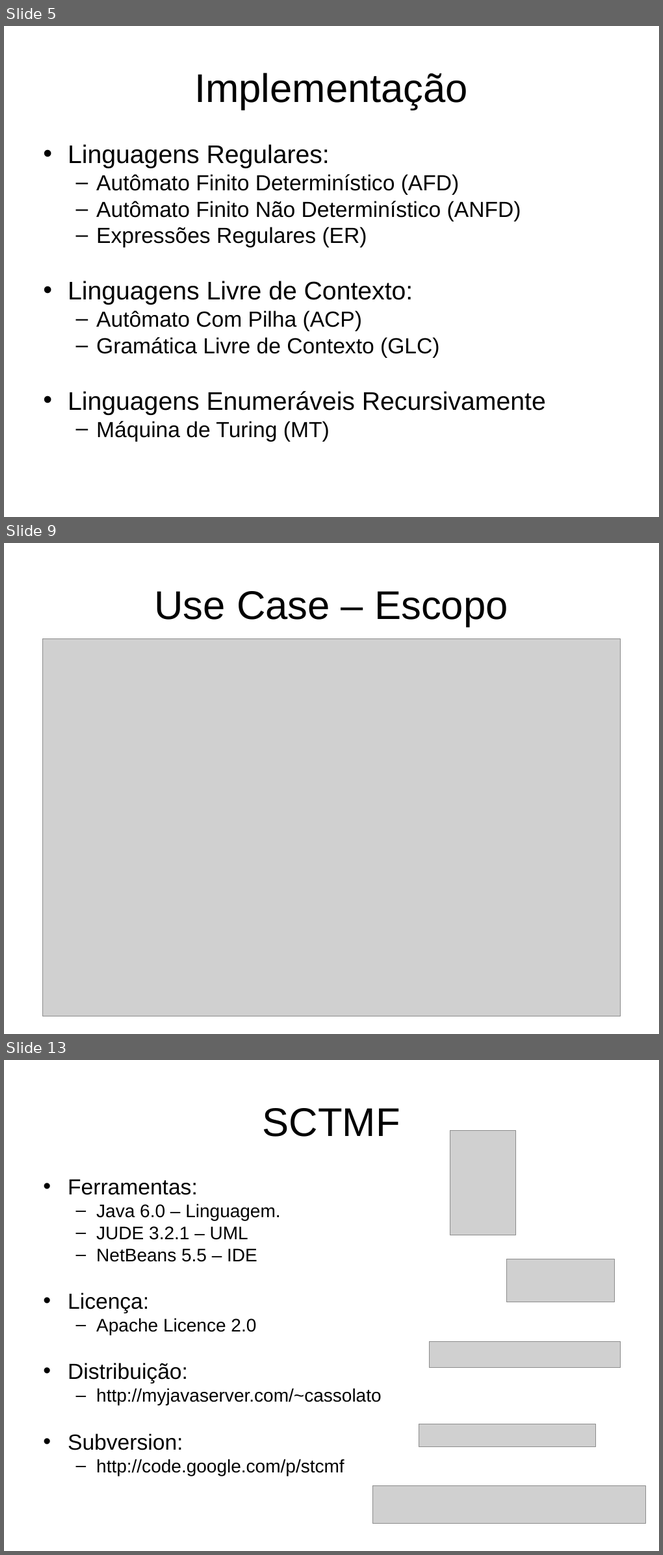
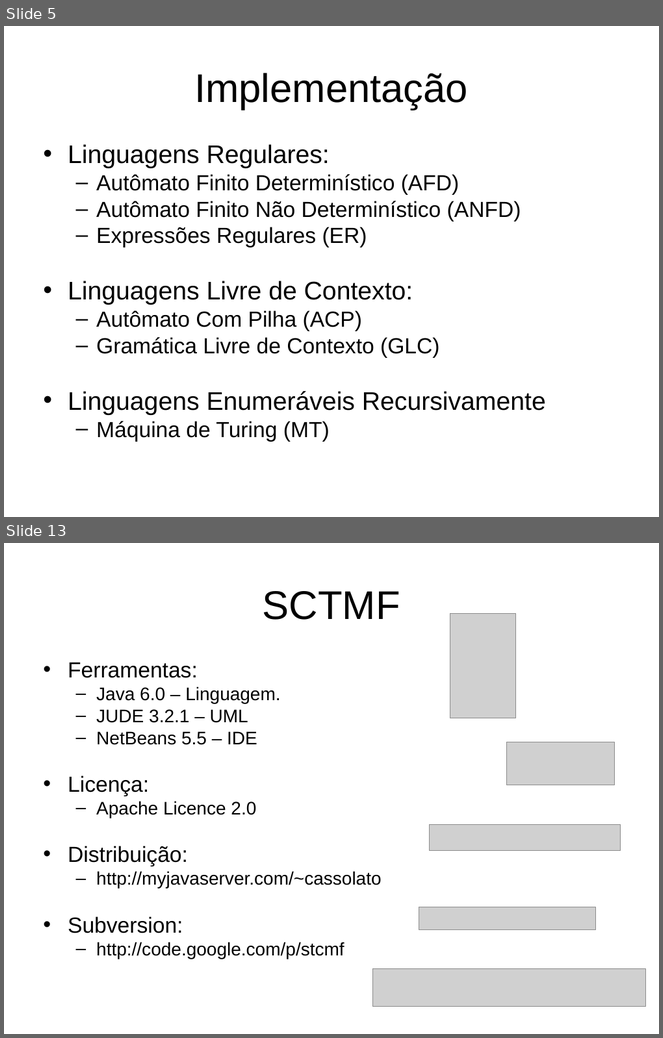
Before and after one commit to eduardoabreubg/sctmf, a slide deck: trunk/sctmf/documentation/Apresentação.ppt. Shown one above the other, each under a label of ours: slides 5, 9 and 13 before the commit, slides 5 and 13 after it; the slides between them are not shown. The pictures are 663x1555 and 663x1038 pixels, drawn with LibreOffice and Linux fonts; fonts in the diff are those of the drawing; grey boxes stand for pictures. Boxes give left, top, right and bottom in pixels: in the first picture for what was removed or moved away, otherwise in the second. Text is boxed around its words. In the diff, an @@ line names an element or a change of style, - is before the commit and + after.

```diff
--- a/trunk/sctmf/documentation/Apresentação.ppt
+++ b/trunk/sctmf/documentation/Apresentação.ppt
@@ slide 9 removed at (4,543,659,1034), background #FFFFFF @@
@@ title removed at (155,591,508,627) @@
-Use Case – Escopo
@@ picture removed at (42,639,621,1017) @@
```
Also in this commit, not shown: 6 slides changed, 3 slides added, 2 other slides removed, 2 other files.
